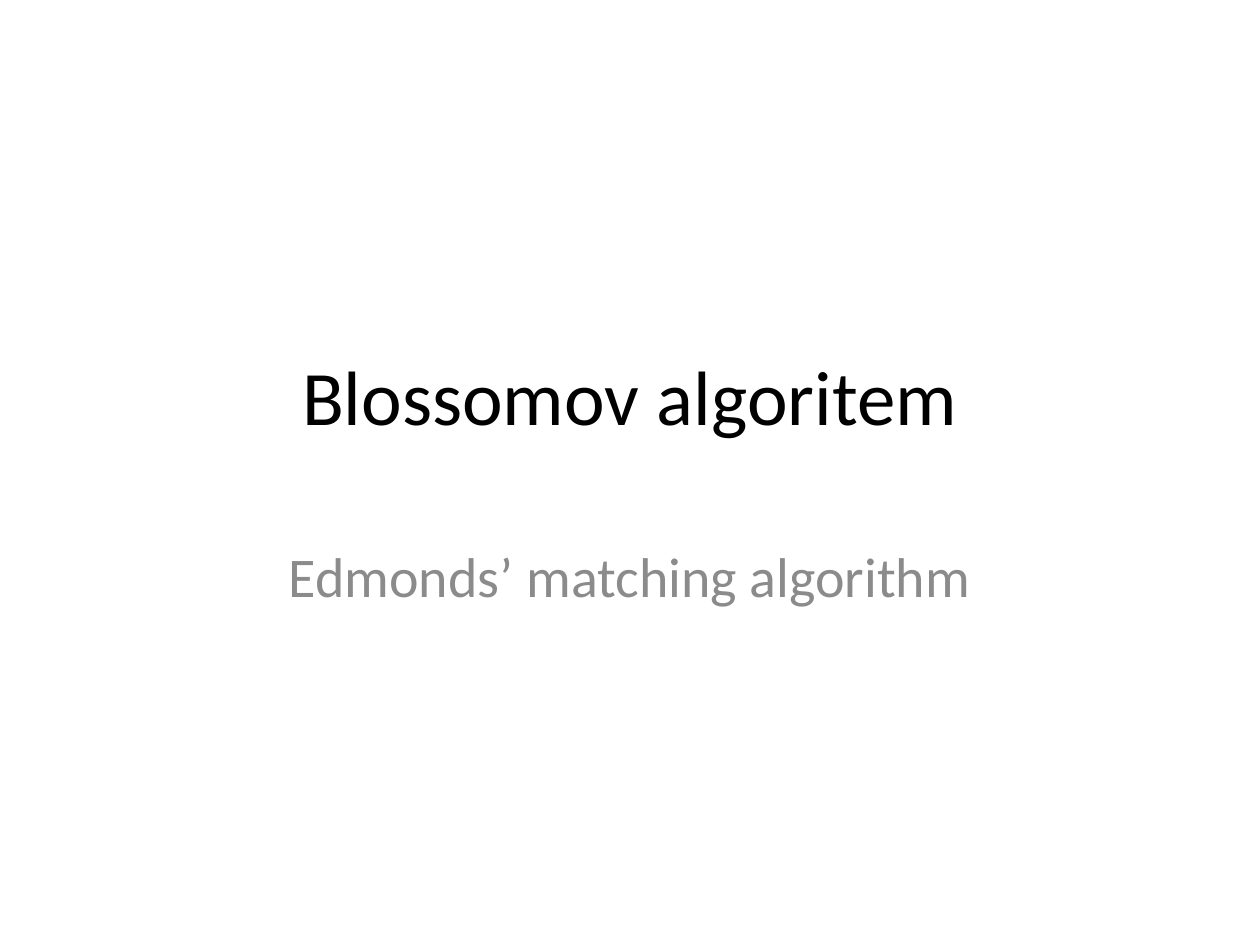
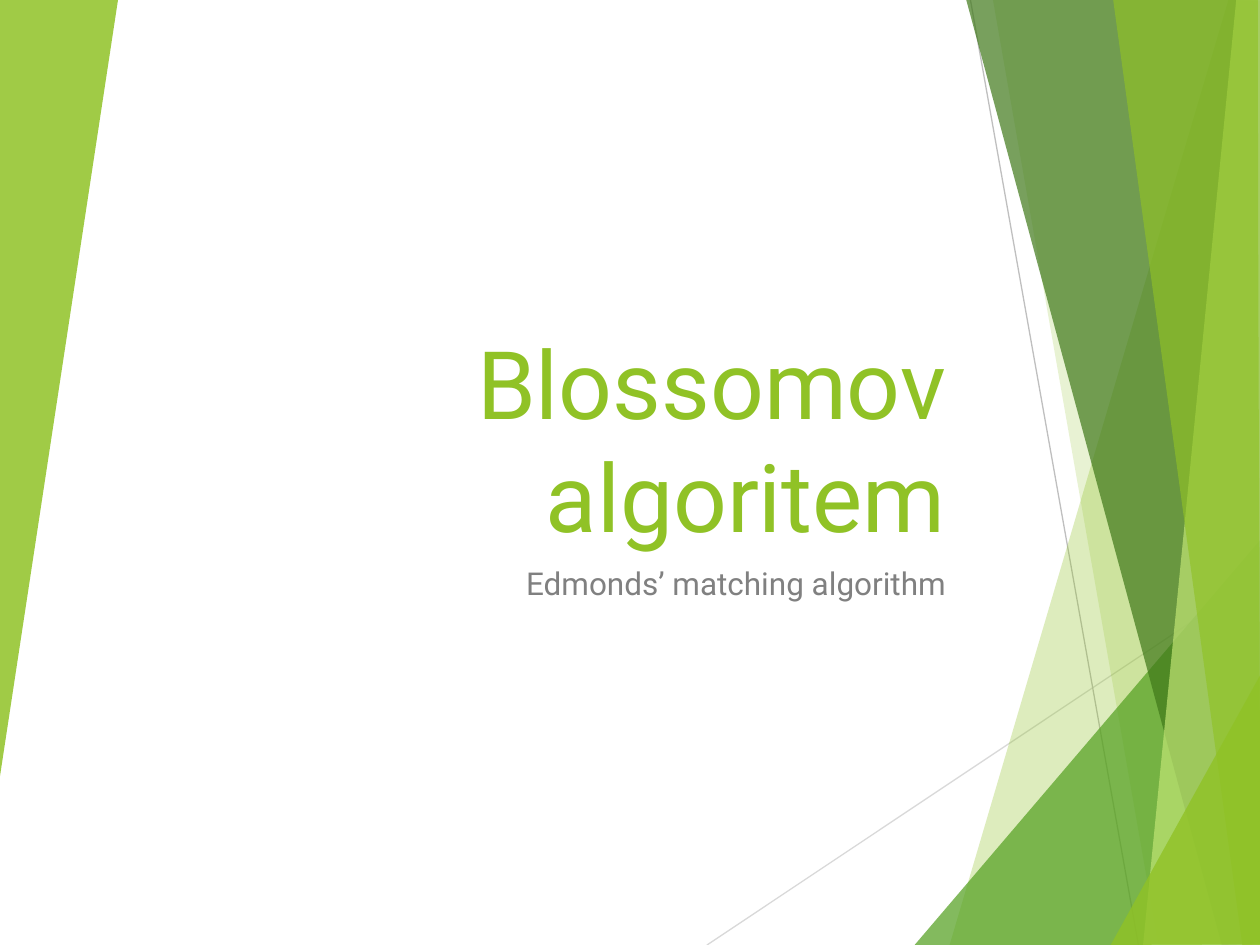
Before and after one commit to ZigaMr/BlossomAlgoritem, a slide deck: slide 1 of Blossomov algoritem.pptx. Drawn at 1260x945 pixels with LibreOffice and Linux fonts; fonts in the diff are those of the drawing. Boxes give left, top, right and bottom in pixels: in the first picture for what was removed or moved away, otherwise in the second. Text is boxed around its words. In the diff, an @@ line names an element or a change of style, - is before the commit and + after.

```diff
--- a/Blossomov algoritem.pptx
+++ b/Blossomov algoritem.pptx
@@ group added at [0, 0, 1260, 945]: 8 freeform shapes, 2 lines @@
@@ title "Blossomov algoritem": place and size @@
-title "Blossomov algoritem" at [302, 371, 957, 439]
+title "Blossomov algoritem" at [477, 348, 946, 552]
@@ title "Blossomov algoritem" at [477, 348, 946, 552]: size 44 to 54 pt, font Calibri to Roboto, text colour #000000 to #90C226; alignment centre to right; vertical alignment middle to bottom @@
@@ subtitle "Edmonds’ matching algorithm": place and size @@
-subtitle "Edmonds’ matching algorithm" at [289, 558, 970, 607]
+subtitle "Edmonds’ matching algorithm" at [526, 571, 946, 602]
@@ subtitle "Edmonds’ matching algorithm" at [526, 571, 946, 602]: size 32 to 18 pt, font Calibri to Roboto, text colour #8C8C8C to #808080; alignment centre to right; more space between paragraphs @@
```
Also in this commit, not shown: 24 other slides changed, 7 slides added, 1 slide removed, 1 other file.
